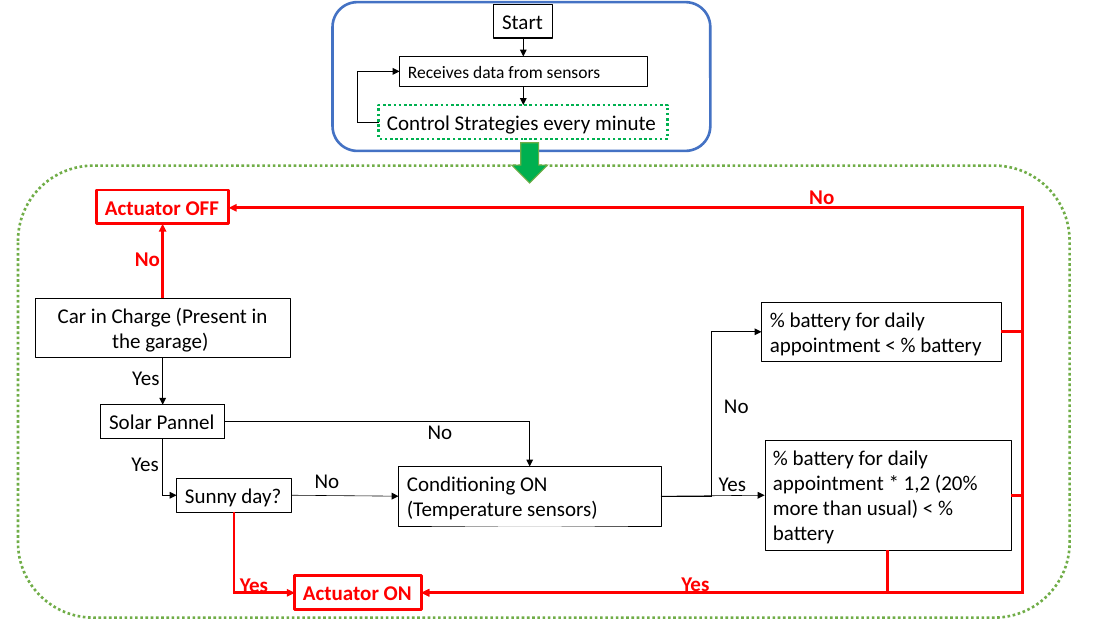
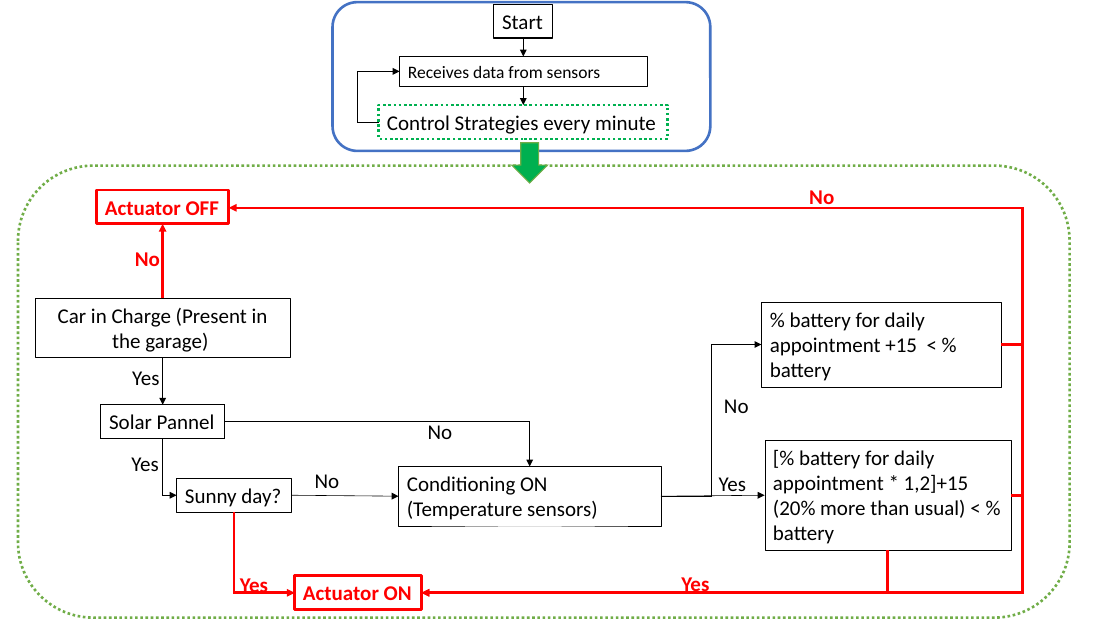
Before and after one commit to annageraci/Battery_Charger_Smart, a slide deck: slide 3 of Materiale Extra/Use Case Diagram.pptx. Drawn at 1120x630 pixels with LibreOffice and Linux fonts; fonts in the diff are those of the drawing. Boxes give left, top, right and bottom in pixels: in the first picture for what was removed or moved away, otherwise in the second. Text is boxed around its words. In the diff, an @@ line names an element or a change of style, - is before the commit and + after.

```diff
--- a/Materiale Extra/Use Case Diagram.pptx
+++ b/Materiale Extra/Use Case Diagram.pptx
@@ elbow arrow moved from (1002, 332) - (229, 208) to (1002, 344) - (229, 208) @@
@@ rectangle "% battery for daily appointment ..." resized from (x1=762, y1=302, x2=1002, y2=362) to (x1=762, y1=302, x2=1002, y2=387) @@
@@ text in rectangle at (x1=770, y1=312, x2=925, y2=381): text changed @@
-% battery for daily appointment < % battery
+% battery for daily appointment +15 < % battery
@@ elbow arrow moved from (1002, 332) - (422, 593) to (1002, 344) - (422, 593) @@
@@ elbow arrow moved from (661, 497) - (762, 332) to (661, 497) - (762, 344) @@
@@ text in rectangle at (x1=773, y1=450, x2=969, y2=544): text changed @@
-% battery for daily appointment * 1,2 (20% more than usual) < % battery
+[% battery for daily appointment * 1,2]+15 (20% more than usual) < % battery
```
Also in this commit, not shown: 3 other files.
